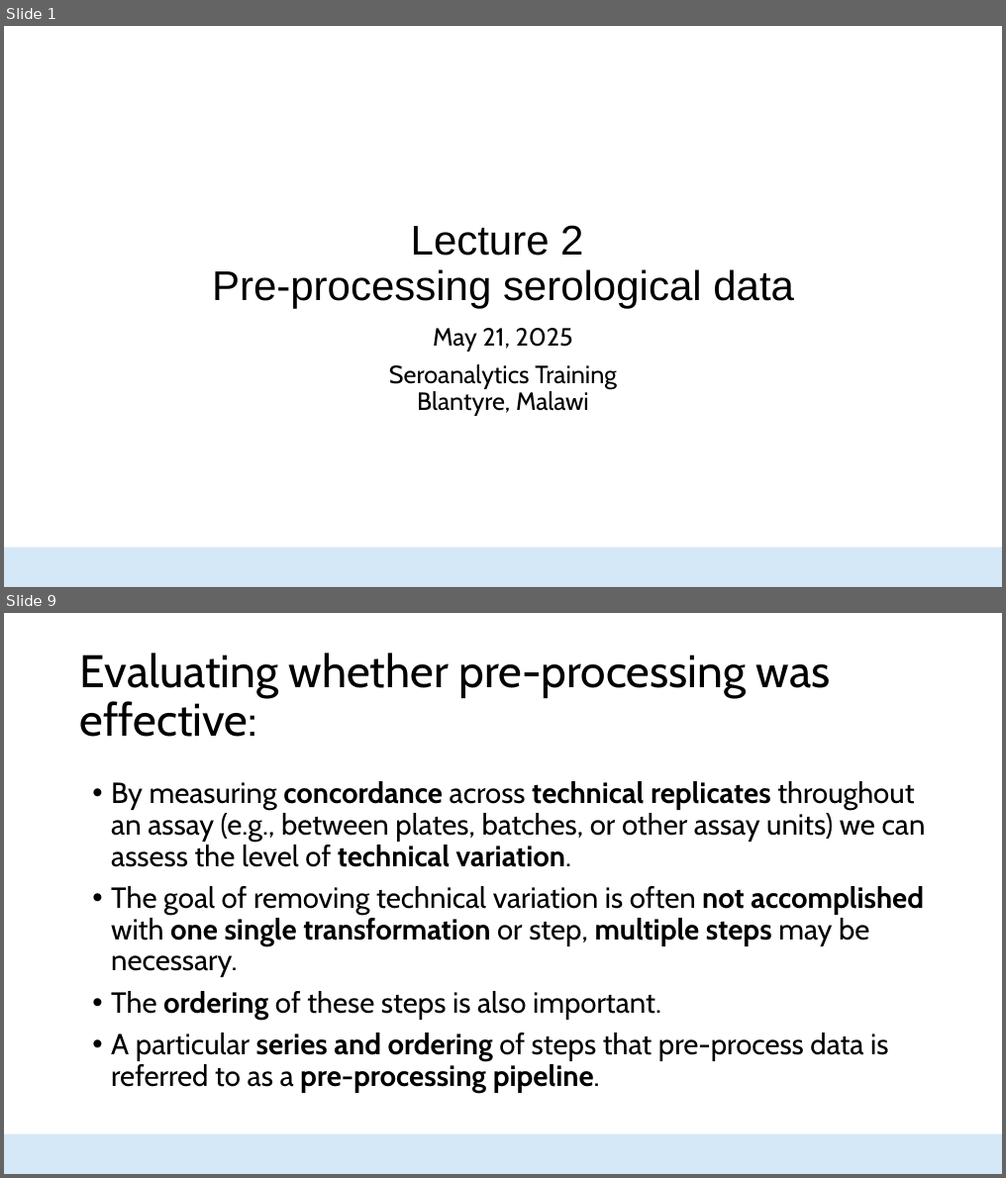
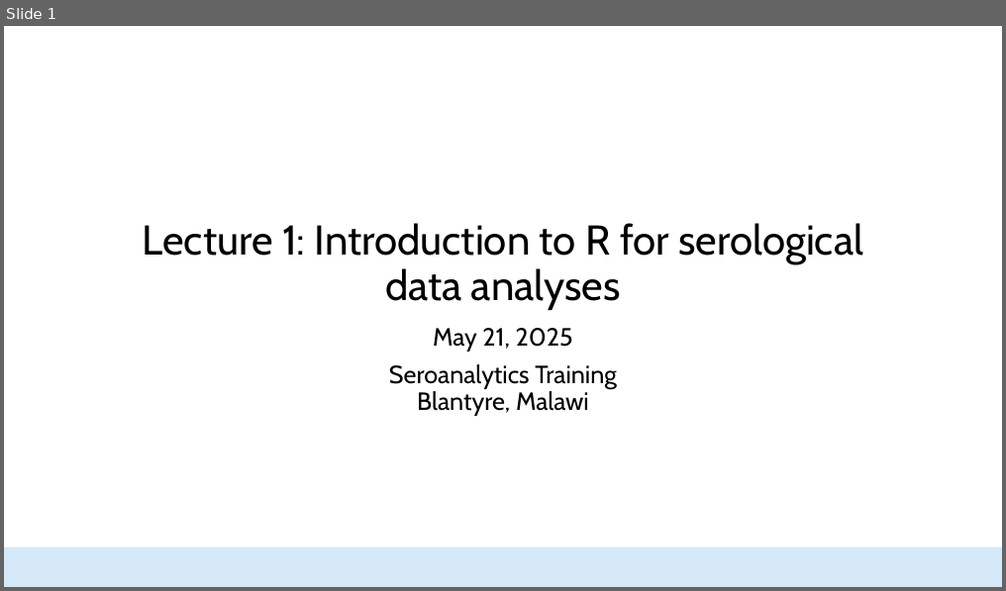
Before and after one commit to HopkinsIDD/seroanalytics_workshop, a slide deck: Lecture 2/Lecture 2.pptx. Shown one above the other, each under a label of ours: slides 1 and 9 before the commit, slide 1 after it; the slides between them are not shown. The pictures are 1006x1178 and 1006x591 pixels, drawn with LibreOffice and Linux fonts; fonts in the diff are those of the drawing; background and template pictures are left out. Boxes give left, top, right and bottom in pixels: in the first picture for what was removed or moved away, otherwise in the second. Text is boxed around its words. In the diff, an @@ line names an element or a change of style, - is before the commit and + after.

```diff
--- a/Lecture 2/Lecture 2.pptx
+++ b/Lecture 2/Lecture 2.pptx
@@ slide 9 removed at <box>4,613,1002,1174</box>, background #FFFFFF; not listed: 1 template element that a slide beside it also shows @@
@@ title removed at <box>80,653,831,737</box> @@
-Evaluating whether pre-processing was effective:
@@ text removed at <box>111,781,926,1093</box> @@
-• By measuring concordance across technical replicates throughout an assay (e.g., between plates, batches, or other assay units) we can assess the level of technical variation.
-• The goal of removing technical variation is often not accomplished with one single transformation or step, multiple steps may be necessary.
-• The ordering of these steps is also important.
-• A particular series and ordering of steps that pre-process data is referred to as a pre-processing pipeline.
@@ slide 1 changed as well @@
@@ title at <box>143,223,864,310</box>: text changed; font Arial to Cabin @@
-Lecture 2
-Pre-processing serological data
+Lecture 1: Introduction to R for serological data analyses
```
Also in this commit, not shown: 14 slides added, 26 other slides removed, 16 other files.
